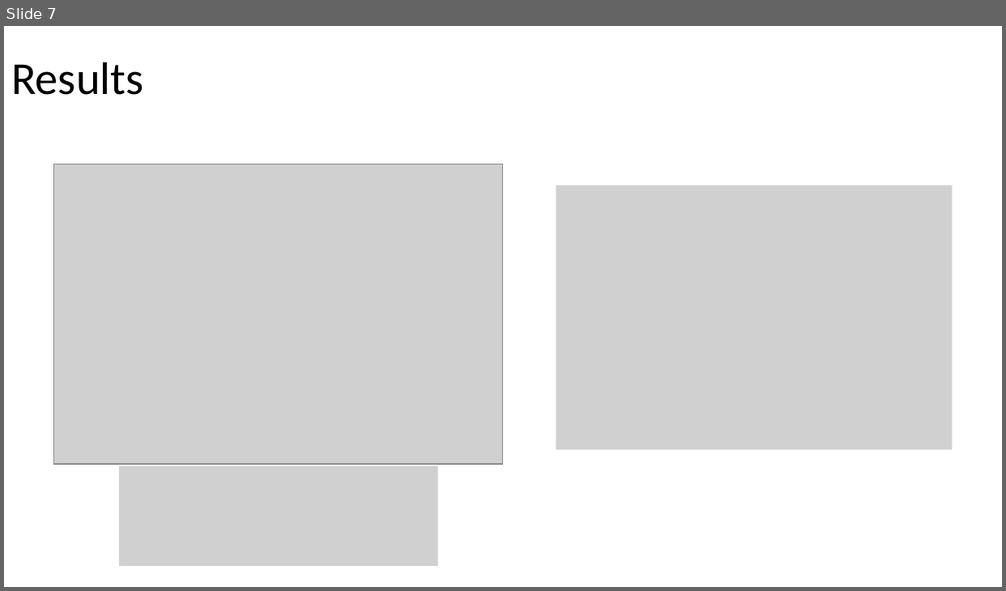
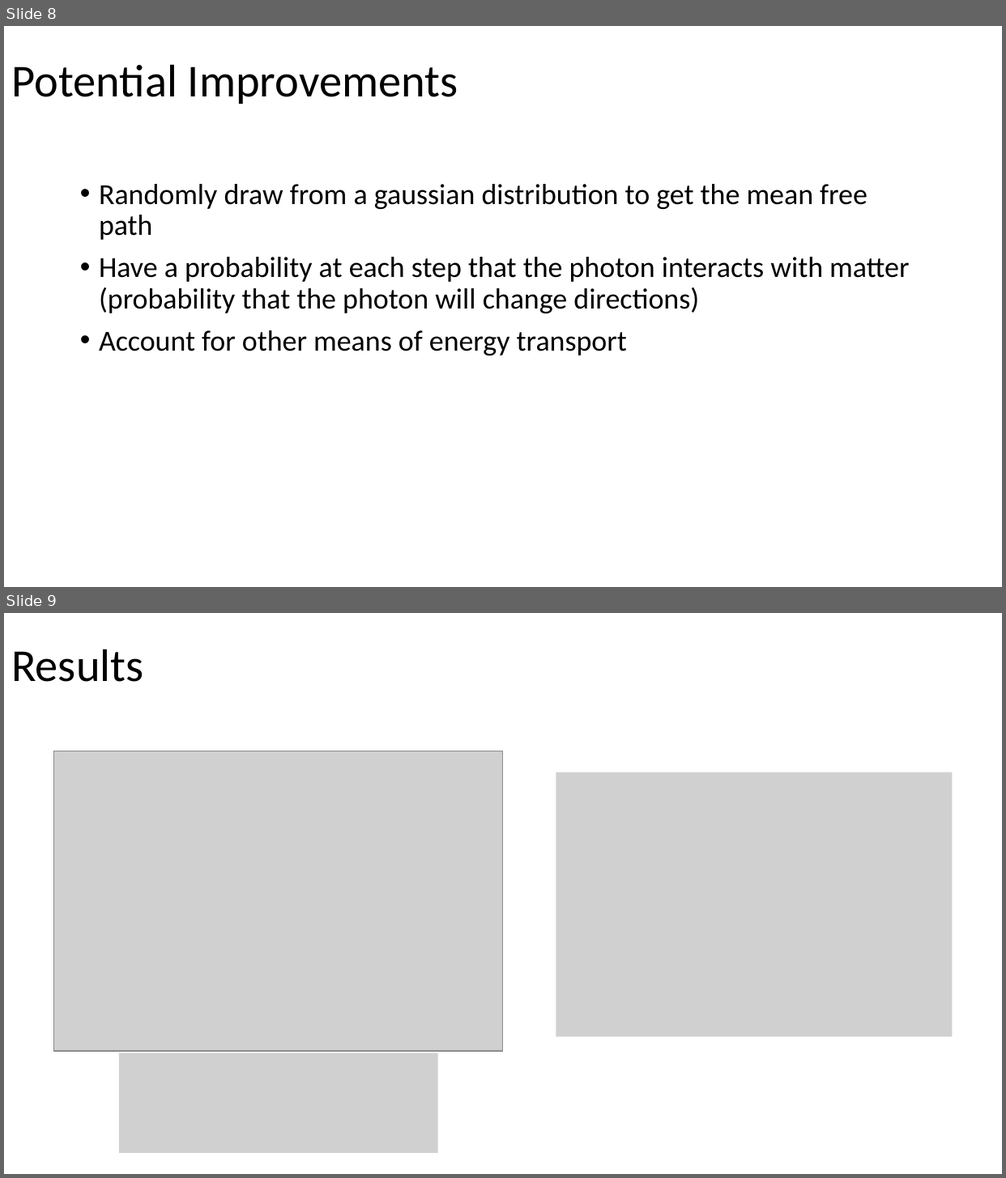
Before and after one commit to aash7871/PHYS-3210, a slide deck: Project/presentation.pptx. Shown one above the other, each under a label of ours: slide 7 before the commit, slides 8 and 9 after it. The pictures are 1006x591 and 1006x1178 pixels, drawn with LibreOffice and Linux fonts; fonts in the diff are those of the drawing; grey boxes stand for pictures. Boxes give left, top, right and bottom in pixels: in the first picture for what was removed or moved away, otherwise in the second. Text is boxed around its words. In the diff, an @@ line names an element or a change of style, - is before the commit and + after.

```diff
--- a/Project/presentation.pptx
+++ b/Project/presentation.pptx
@@ slide 8 added at bbox=[4, 26, 1002, 587], background #FFFFFF @@
@@ title added at bbox=[11, 64, 458, 104], 44 pt, text #000000 @@
+Potential Improvements
@@ text added at bbox=[99, 184, 909, 356], 28 pt, text #000000 @@
+• Randomly draw from a gaussian distribution to get the mean free path
+• Have a probability at each step that the photon interacts with matter (probability that the photon will change directions)
+• Account for other means of energy transport
@@ what was slide 7 is now slide 9 @@
```
Also in this commit, not shown: 5 slides changed, 2 other slides added, 1 slide removed, 9 other files.
